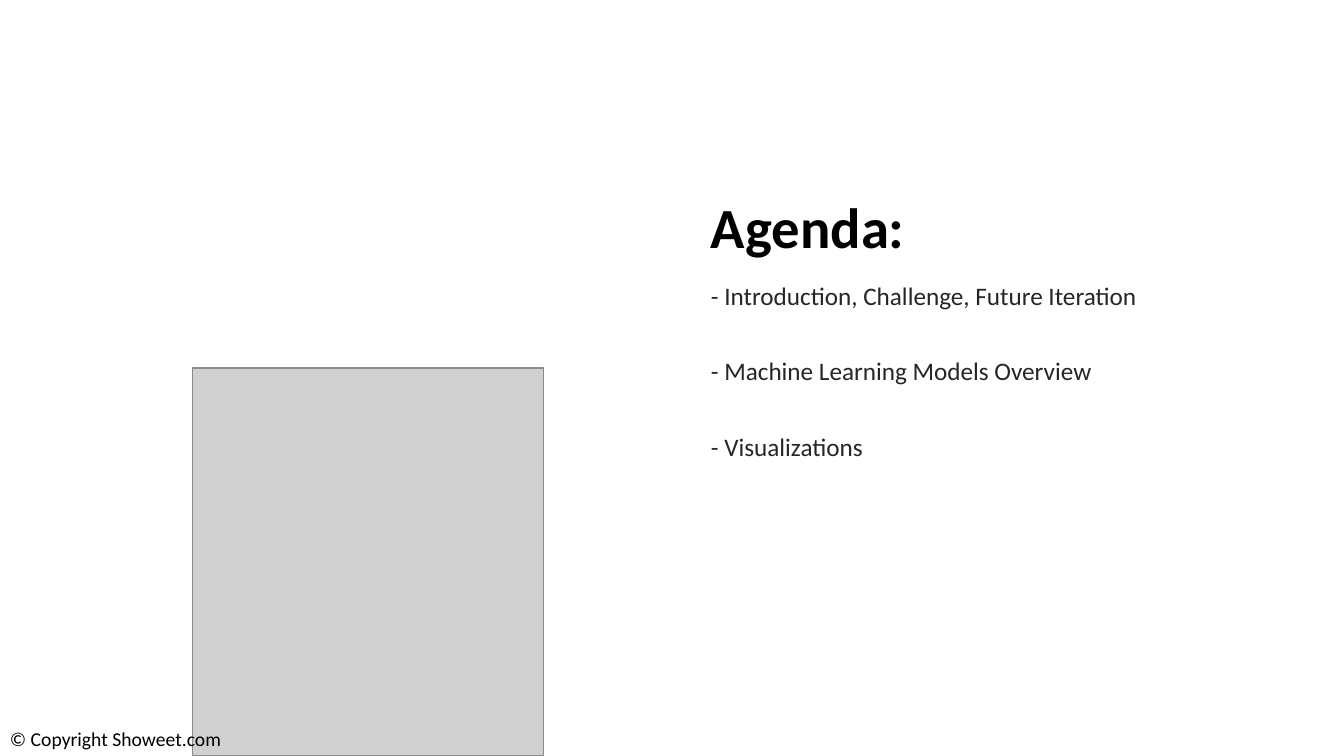
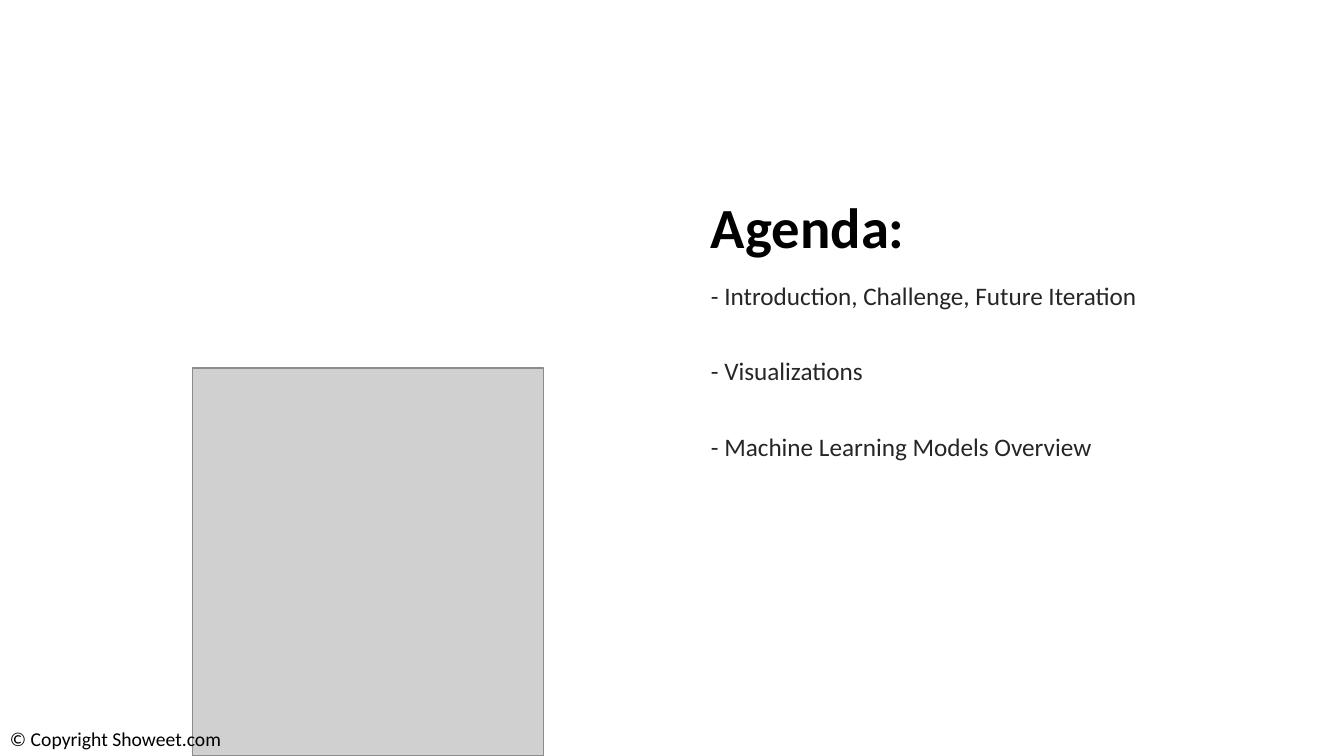
Before and after one commit to joeldemontigny/project-sports-analytics-NHL-3.0, a slide deck: slide 2 of project-sports-analytics-nhl3.0.pptx. Drawn at 1344x756 pixels with LibreOffice and Linux fonts; fonts in the diff are those of the drawing; grey boxes stand for pictures; background and template pictures are left out. Boxes give left, top, right and bottom in pixels: in the first picture for what was removed or moved away, otherwise in the second. Text is boxed around its words. In the diff, an @@ line names an element or a change of style, - is before the commit and + after.

```diff
--- a/project-sports-analytics-nhl3.0.pptx
+++ b/project-sports-analytics-nhl3.0.pptx
@@ text at bbox=[724, 362, 862, 380]: paragraph added @@
+- Visualizations
@@ text at bbox=[724, 438, 862, 456]: paragraph removed @@
-- Visualizations
```
